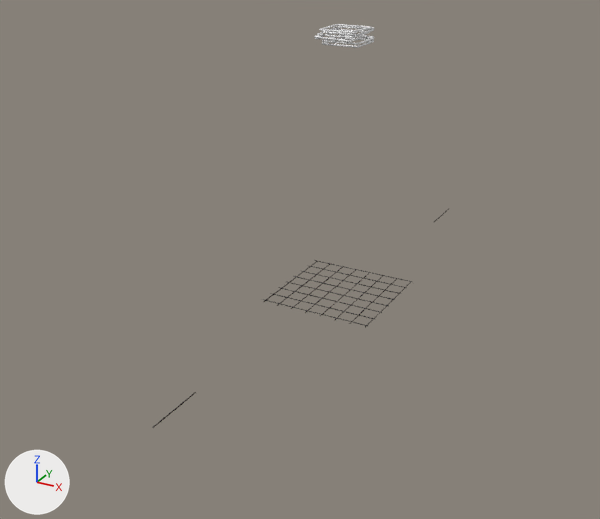
The glTF model teaching-contest/CH02/02フープ.glb as it was, and as the next commit left it.
Rendered twice from a camera (50 mm lens) standing at (3923.0, -8109.0, 4436.0) and looking at (-219.0, -578.0, 671.0). Arrows for +X, +Y and +Z are at lower left; the lights stay in place. The picture after the commit comes second. Where no turn or scale is listed for an object, it has been applied to the vertices.

Objects in the first picture: '1360.012', '1800.001', '_3-3__curve_', '_3-3__curve_.001', '_3-3__curve_.002', '_3-3__curve_.003', '_3-3__curve_.004', '_3-3__curve_.005'.
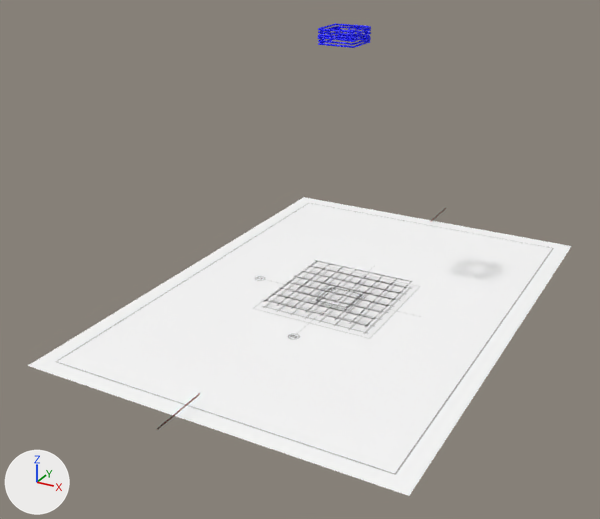
What changed in the scene script:
```text
Add img_02フープ筋:
    img_02フープ筋 = load_image('02フープ筋', '_unpacked/02____', 842, 596, 'sRGB')
Add mat_マテリアル_001:
    mat_マテリアル_001 = principled_material('マテリアル.001')
    mat_マテリアル_001.base_color = (0.0, 0.0, 1.0)  # blue #0000ff
Add mat_マテリアル:
    mat_マテリアル = principled_material('マテリアル')
    mat_マテリアル.texture = img_02フープ筋
Change me_3_3__curve__001:
    where me_3_3__curve__001.from_pydata(...)  # 1053 vertices, 1892 faces; spans x -186.0..244.0, y -186.0..244.0, z -10.0..25.0
    add me_3_3__curve__001.materials.append(mat_マテリアル_001)  # blue #0000ff
Change me_3_3__curve__002:
    where me_3_3__curve__002.from_pydata(...)  # 1053 vertices, 1892 faces; spans x -186.0..244.0, y -186.0..244.0, z -10.0..25.0
    add me_3_3__curve__002.materials.append(mat_マテリアル_001)  # blue #0000ff
Change me_3_3__curve__003:
    where me_3_3__curve__003.from_pydata(...)  # 1053 vertices, 1892 faces; spans x -244.0..186.0, y -244.0..186.0, z -10.0..25.0
    add me_3_3__curve__003.materials.append(mat_マテリアル_001)  # blue #0000ff
Change me_3_3__curve__004:
    where me_3_3__curve__004.from_pydata(...)  # 1053 vertices, 1892 faces; spans x -244.0..186.0, y -186.0..244.0, z -10.0..25.0
    add me_3_3__curve__004.materials.append(mat_マテリアル_001)  # blue #0000ff
Change me_3_3__curve__005:
    where me_3_3__curve__005.from_pydata(...)  # 1053 vertices, 1892 faces; spans x -186.0..244.0, y -186.0..244.0, z -10.0..25.0
    add me_3_3__curve__005.materials.append(mat_マテリアル_001)  # blue #0000ff
Change me_3_3__curve__006:
    where me_3_3__curve__006.from_pydata(...)  # 1053 vertices, 1892 faces; spans x -186.0..244.0, y -244.0..186.0, z -10.0..25.0
    add me_3_3__curve__006.materials.append(mat_マテリアル_001)  # blue #0000ff
Add me_平面_001:
    me_平面_001.from_pydata(...)  # 4 vertices, 2 faces; spans x -2100.0..2100.0, y -2970.0..2970.0, z 0.0
    me_平面_001.materials.append(mat_マテリアル)  # picture img_02フープ筋
Change ob_3_3__curve:
    ob_3_3__curve.location: (0.0, 0.0, 3000.0) -> (-30.0, -25.0, 3000.0)
Change ob_3_3__curve__001:
    ob_3_3__curve__001.location: (0.0, 0.0, 3030.0) -> (-30.0, -25.0, 3030.0)
Change ob_3_3__curve__002:
    ob_3_3__curve__002.location: (0.0, 0.0, 3060.0) -> (25.0, 25.0, 3060.0)
Change ob_3_3__curve__003:
    ob_3_3__curve__003.location: (0.0, 0.0, 3090.0) -> (30.0, -25.0, 3090.0)
Change ob_3_3__curve__004:
    ob_3_3__curve__004.location: (0.0, 0.0, 3120.0) -> (-30.0, -25.0, 3120.0)
Change ob_3_3__curve__005:
    ob_3_3__curve__005.location: (0.0, 0.0, 3150.0) -> (-30.0, 25.0, 3150.0)
Change ob_1800_001:
    ob_1800_001.location: (-200.0, -3000.0, 100.0) -> (-150.0, -3000.0, 100.0)
Add ob_平面:
    ob_平面 = bpy.data.objects.new('平面', me_平面_001)
    ob_平面.location = (0.0, 0.0, 0.0)
```

Pixel boxes (x1, y1, x2, y2) of what changed, in the pictures (600 x 519 px):
'平面', added: after (28, 197, 571, 496)
'_3-3__curve_.005', recoloured, moved: before (319, 24, 372, 34); after (318, 23, 371, 33)
'_3-3__curve_.004', moved, recoloured: before (322, 26, 375, 36); after (318, 26, 371, 36)
'_3-3__curve_', moved, recoloured: before (322, 37, 374, 48); after (318, 38, 371, 48)
'_3-3__curve_.001', moved, recoloured: before (322, 35, 374, 45); after (318, 35, 371, 45)
'_3-3__curve_.002', moved, recoloured: before (314, 33, 367, 42); after (318, 32, 370, 42)
'_3-3__curve_.003', moved, recoloured: before (317, 27, 368, 38); after (318, 28, 371, 39)
'1800.001', moved: before (152, 392, 196, 428); after (157, 394, 200, 430)
